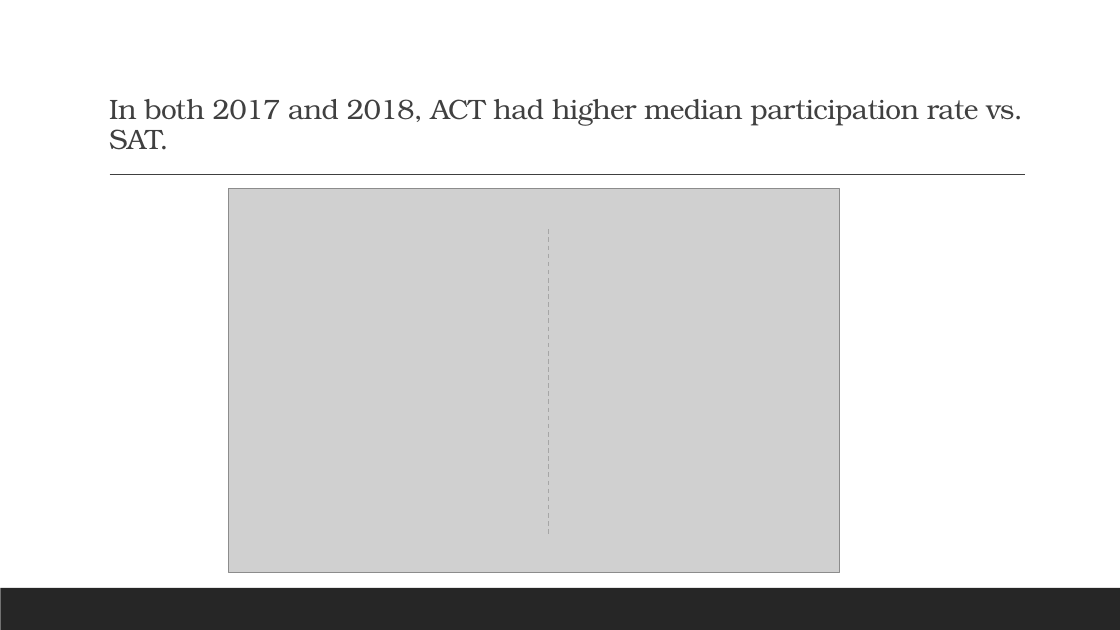
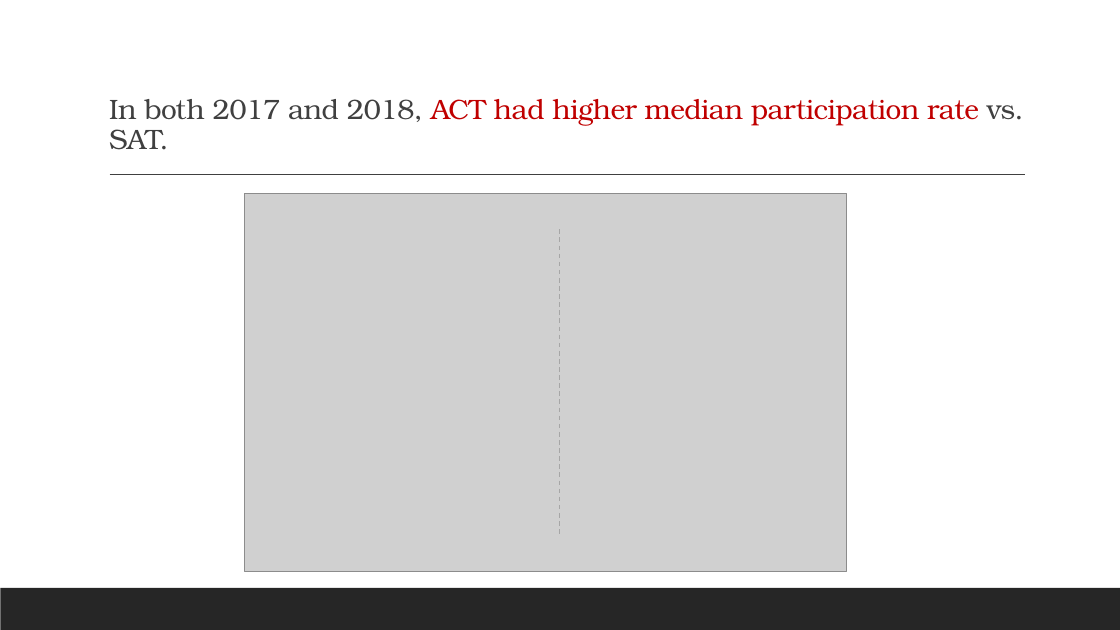
Before and after one commit to leungesther/DSI-Projects, a slide deck: slide 4 of Project-1-SAT-and-ACT-Analysis/SAT & ACT Analysis_presentation.pptx. Drawn at 1120x630 pixels with LibreOffice and Linux fonts; fonts in the diff are those of the drawing; grey boxes stand for pictures. Boxes give left, top, right and bottom in pixels: in the first picture for what was removed or moved away, otherwise in the second. Text is boxed around its words. In the diff, an @@ line names an element or a change of style, - is before the commit and + after.

```diff
--- a/Project-1-SAT-and-ACT-Analysis/SAT & ACT Analysis_presentation.pptx
+++ b/Project-1-SAT-and-ACT-Analysis/SAT & ACT Analysis_presentation.pptx
@@ title "In both 2017 and 2018, ..." at [109,99,1024,150]: text colour #404040 to #C00000 in "ACT had higher median participation rate" @@
@@ picture: place and size @@
-picture at [229,189,839,573]
+picture at [245,193,846,571]
@@ line moved from (549, 229) - (549, 537) to (560, 229) - (560, 537) @@
```
Also in this commit, not shown: 6 other slides changed, 1 slide added, 3 other files.
